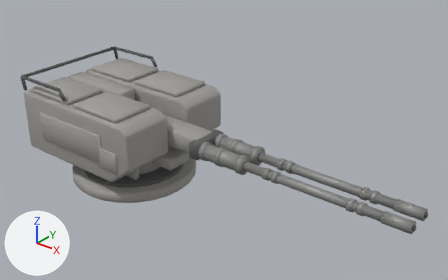
The glTF model game/models/turrets/turret_kit_t1.glb: old version first, new version second.
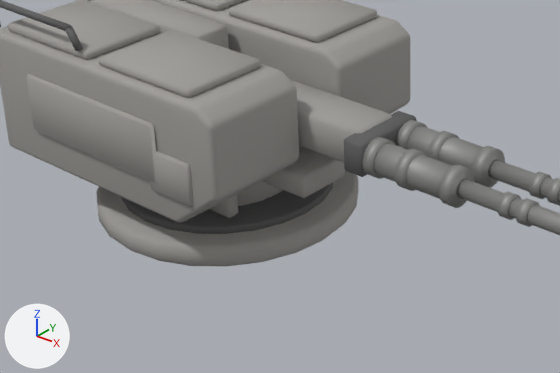
The first picture shows the older version from a 50 mm camera at (2.96, -2.68, 2.17) aimed at (0.78, 0.05, 0.47). The close-ups show the older and then the newer version on the part from 6% to 65% of the width and 27% to 90% of the height of that picture. Only the edits that show in the close-ups are written down. Every picture has the same lights, and +X, +Y and +Z are marked at lower left. Where no turn or scale is listed for an object, it has been applied to the vertices. Vertices at exactly the same position are counted once.

The first close-up shows 'guns', 'turret_twin_t1'.
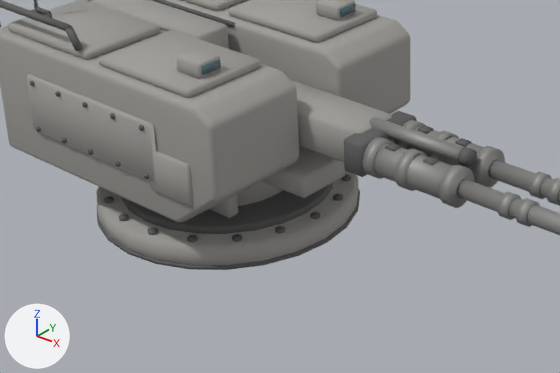
What changed in the scene script:
```text
Change me_cylinder:
    remove me_cylinder.from_pydata(...)  # 988 vertices, 1880 faces; spans x -0.611..0.45, y -0.465..0.465, z 0.0..0.722
    add me_cylinder.from_pydata(...)  # 2448 vertices, 4492 faces; spans x -0.611..0.45, y -0.471..0.471, z 0.0..0.9
    me_cylinder part 1: a new loose piece, an 8-sided cylinder along z spanning x 0.384..0.416, y -0.016..0.016, z 0.076..0.09, in mat_turret_dark (dark grey #616161)
    me_cylinder part 2: a new loose piece, an 8-sided cylinder along z spanning x 0.36..0.392, y 0.121..0.153, z 0.076..0.09, in mat_turret_dark (dark grey #616161)
    me_cylinder part 3: a new loose piece, an 8-sided cylinder along z spanning x 0.29..0.322, y 0.241..0.273, z 0.076..0.09, in mat_turret_dark (dark grey #616161)
    me_cylinder part 4: a new loose piece, an 8-sided cylinder along z spanning x -0.216..-0.184, y -0.362..-0.33, z 0.076..0.09, in mat_turret_dark (dark grey #616161)
    me_cylinder part 5: a new loose piece, an 8-sided cylinder along z spanning x -0.085..-0.053, y -0.41..-0.378, z 0.076..0.09, in mat_turret_dark (dark grey #616161)
    me_cylinder part 6: a new loose piece, an 8-sided cylinder along z spanning x 0.053..0.085, y -0.41..-0.378, z 0.076..0.09, in mat_turret_dark (dark grey #616161)
    me_cylinder part 7: a new loose piece, an 8-sided cylinder along z spanning x 0.184..0.216, y -0.362..-0.33, z 0.076..0.09, in mat_turret_dark (dark grey #616161)
    me_cylinder part 8: a new loose piece, an 8-sided cylinder along z spanning x 0.29..0.322, y -0.273..-0.241, z 0.076..0.09, in mat_turret_dark (dark grey #616161)
    me_cylinder part 9: a new loose piece, an 8-sided cylinder along z spanning x 0.36..0.392, y -0.153..-0.121, z 0.076..0.09, in mat_turret_dark (dark grey #616161)
    me_cylinder part 10: a new loose piece, a 24-sided cylinder along z spanning x -0.445..0.445, y -0.445..0.445, z 0.0..0.012, in mat_turret_dark (dark grey #616161)
    me_cylinder part 11: 812 vertices added at x -0.58..0.321, y -0.471..0.471, z 0.331..0.9
    other edits to the shape of me_cylinder do not show in these pictures
    add me_cylinder.materials.append(mat_turret_glass)  # cyan #617c86
    add me_cylinder.materials.append(mat_turret_barrel)  # grey #959593
Change me_cube_012:
    remove me_cube_012.from_pydata(...)  # 864 vertices, 1632 faces; spans x -0.13..1.79, y -0.13..0.13, z -0.06..0.06
    add me_cube_012.from_pydata(...)  # 960 vertices, 1792 faces; spans x -0.13..1.79, y -0.13..0.13, z -0.06..0.08
    me_cube_012 part 12: a new loose piece, a 12-sided cylinder along x spanning x 0.685..0.715, y -0.026..0.026, z 0.029..0.081, in mat_turret_dark (dark grey #616161)
    me_cube_012 part 13: a new loose piece, a box spanning x 0.4725..0.5075, y 0.06..0.09, z 0.046..0.054, in mat_turret_dark (dark grey #616161)
    me_cube_012 part 14: a new loose piece, a box spanning x 0.6125..0.6475, y 0.06..0.09, z 0.046..0.054, in mat_turret_dark (dark grey #616161)
    me_cube_012 part 15: a new loose piece, a box spanning x 0.4725..0.5075, y -0.09..-0.06, z 0.046..0.054, in mat_turret_dark (dark grey #616161)
    me_cube_012 part 16: a new loose piece, a box spanning x 0.6125..0.6475, y -0.09..-0.06, z 0.046..0.054, in mat_turret_dark (dark grey #616161)
    me_cube_012 part 17: a new loose piece, a 12-sided cylinder along x spanning x 0.35..0.69, y -0.022..0.022, z 0.033..0.077, in mat_turret_barrel (grey #959593)
    other edits to the shape of me_cube_012 do not show in these pictures
```

What differs and where, as boxes (x1, y1, x2, y2) in the close-ups (560 x 373 px):
'turret_twin_t1', reshaped
    before: (0, 0, 410, 266)
    after: (0, 0, 410, 270)
part 1 of me_cylinder, added
    after: (310, 212, 320, 219)
part 2 of me_cylinder, added
    after: (333, 194, 343, 201)
part 3 of me_cylinder, added
    after: (342, 174, 351, 181)
part 4 of me_cylinder, added
    after: (104, 196, 114, 204)
part 5 of me_cylinder, added
    after: (119, 214, 129, 222)
part 6 of me_cylinder, added
    after: (147, 228, 158, 235)
part 7 of me_cylinder, added
    after: (187, 235, 198, 242)
part 8 of me_cylinder, added
    after: (232, 234, 242, 242)
part 9 of me_cylinder, added
    after: (275, 226, 285, 234)
part 10 of me_cylinder, added
    after: (97, 188, 360, 270)
part 11 of me_cylinder, added
    after: (30, 0, 356, 179)
part 12 of me_cube_012, added
    after: (458, 147, 477, 167)
part 13 of me_cube_012, added
    after: (418, 125, 433, 134)
part 14 of me_cube_012, added
    after: (455, 138, 471, 147)
part 15 of me_cube_012, added
    after: (385, 143, 401, 152)
part 16 of me_cube_012, added
    after: (423, 156, 440, 165)
part 17 of me_cube_012, added
    after: (369, 117, 463, 162)
